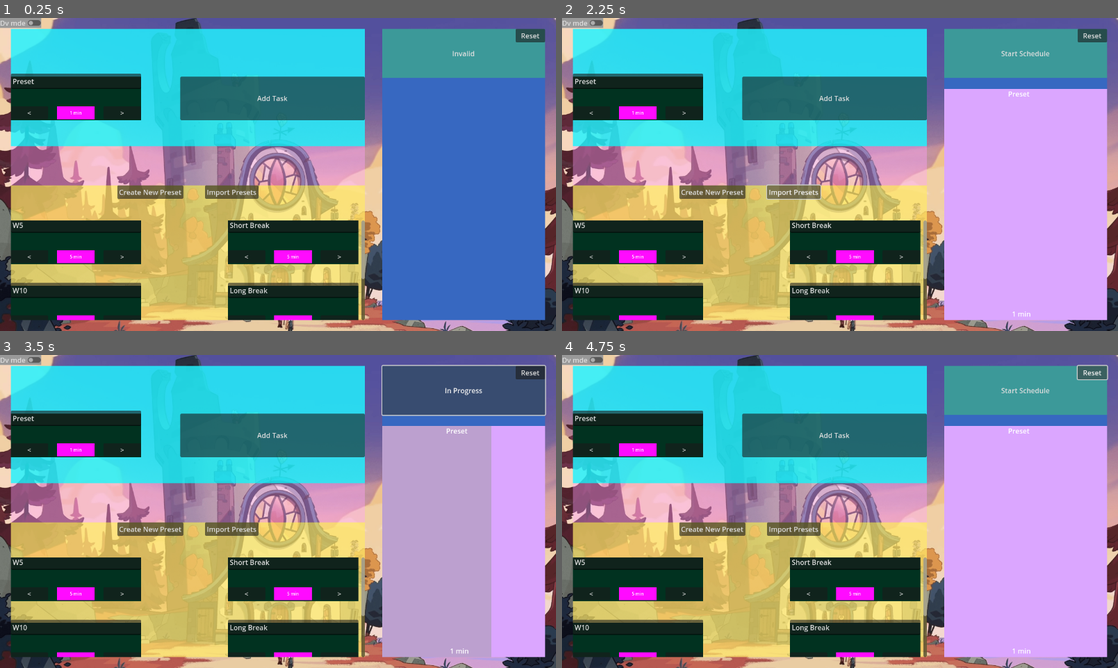
Above: before the commit, frames 1-4 (two rows, left to right).
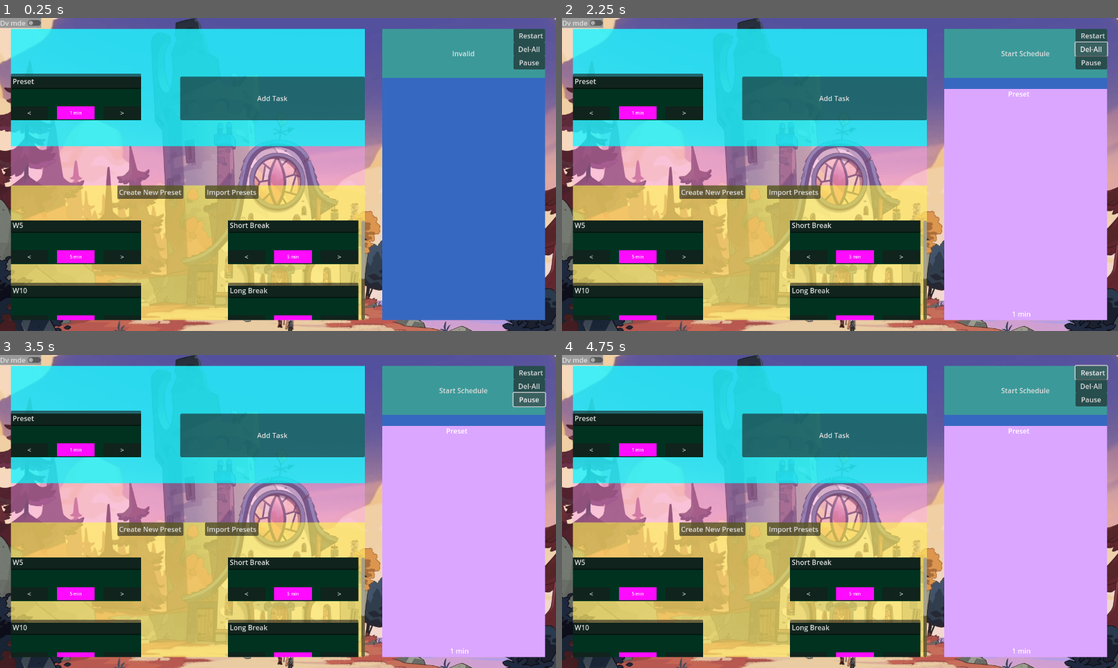
Above: after the commit, the same moments.

Repository: MacBeing3/Custom-Pomodoro-Style-Timers
Game: Godot game, scene res://src/project_root.tscn
The game is run twice, just before and just after one commit, with the same random seed, the same clock (stepped at 60 frames per second) and the same inputs.
Inputs (mouse positions are in pixels of both pictures, inside the frame that each line leads up to):
- Up to frame 1 (0.25 s): no input
- Up to frame 2 (2.25 s): click "Add Task" at 0.5 s; click "Import Presets" at 1.25 s; click "Import Presets" (after the commit: "Del-All") at 2 s
- Up to frame 3 (3.5 s): click (528, 398) at 2.75 s, where only the run after the commit has a clickable "Pause"
- Up to frame 4 (4.75 s): click "In Progress" (after the commit: "Start Schedule") at 3.5 s; click "Reset" (after the commit: "Restart") at 4.25 s

The runs differ from the first frame. In frame 1, 0.5% of the frame differs, in the area x 92-98%, y 3-17%; in frame 2, 0.7%; in frame 3, 19%, in the area x 68-99%, y 3-97%; in frame 4, 0.6%.
Error in both runs: Cannot call method 'get_node' on a null value. (res://src/V2_Timer_Unit.gd:9)

Commit message:
Dev Mode Button working

Diff:
--- a/Nice timers/src/Main_Screen.gd
+++ b/Nice timers/src/Main_Screen.gd
@@ -116,7 +116,7 @@
 	var new_task_box_inst = pck_scne_task_box.instantiate()
 	new_task_box_inst.nom = active_unit.name_bar.text
 	new_task_box_inst.minutes = active_unit.minutes_duration
-	new_task_box_inst
+	new_task_box_inst.dev_mode = dev_mode_enabled
 
 	sched_vbox.add_child(new_task_box_inst)
 
--- a/Nice timers/src/Main_Screen.tscn
+++ b/Nice timers/src/Main_Screen.tscn
@@ -217,10 +217,19 @@
 anchor_bottom = 1.0
 grow_horizontal = 0
 grow_vertical = 2
+theme_override_constants/separation = 0
 
 [node name="ResetButton" type="Button" parent="BackgroundImage/MarginContainer/HSplitContainer/TaskBoard/VSplitContainer/StartSchedule/VBoxContainer"]
 layout_mode = 2
-text = "  Reset  "
+text = "  Restart"
+
+[node name="Button" type="Button" parent="BackgroundImage/MarginContainer/HSplitContainer/TaskBoard/VSplitContainer/StartSchedule/VBoxContainer"]
+layout_mode = 2
+text = "Del-All"
+
+[node name="Button2" type="Button" parent="BackgroundImage/MarginContainer/HSplitContainer/TaskBoard/VSplitContainer/StartSchedule/VBoxContainer"]
+layout_mode = 2
+text = "Pause"
 
 [node name="ScheduleVBox" type="VBoxContainer" parent="BackgroundImage/MarginContainer/HSplitContainer/TaskBoard/VSplitContainer"]
 layout_mode = 2
